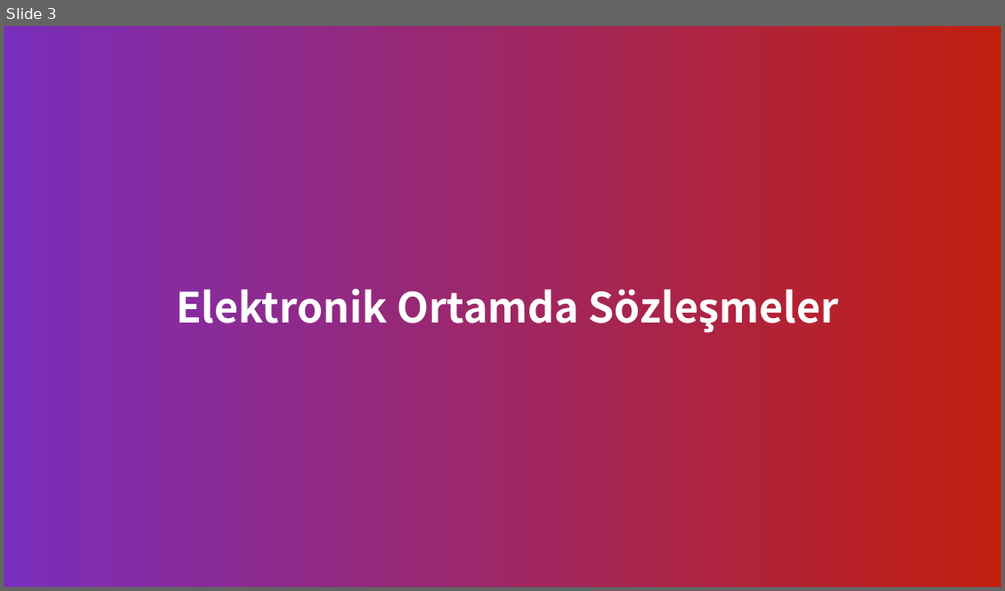
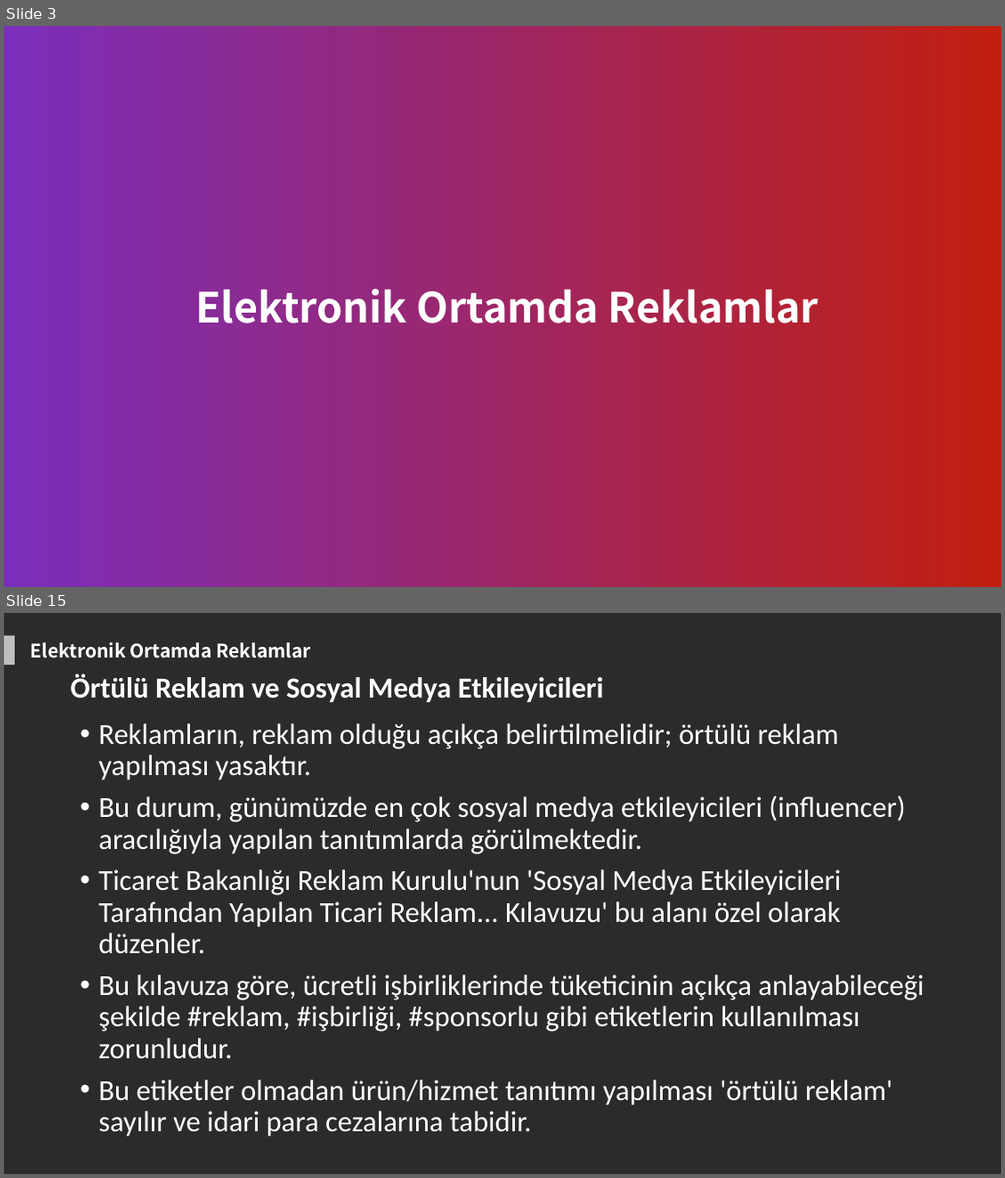
Before and after one commit to zafer-sn/MOS108-Bilisim-Hukuku, a slide deck: Hafta6/Hafta6.pptx. Shown one above the other, each under a label of ours: slide 3 before the commit, slides 3 and 15 after it; the slides between them are not shown. The pictures are 1005x591 and 1005x1178 pixels, drawn with LibreOffice and Linux fonts; fonts in the diff are those of the drawing; background and template pictures are left out; a plain dark background stands for a picture behind light text. Boxes give left, top, right and bottom in pixels: in the first picture for what was removed or moved away, otherwise in the second. Text is boxed around its words. In the diff, an @@ line names an element or a change of style, - is before the commit and + after.

```diff
--- a/Hafta6/Hafta6.pptx
+++ b/Hafta6/Hafta6.pptx
@@ slide 15 added at (4, 613, 1001, 1174), background picture (left out) @@
@@ rectangle added at (4, 635, 15, 665), fill #FFFFFF at 70% opacity @@
@@ text added at (31, 642, 311, 658), 18 pt, text #FFFFFF, bold @@
+Elektronik Ortamda Reklamlar
@@ text added at (71, 674, 604, 702), 28 pt, text #FFFFFF, bold @@
+Örtülü Reklam ve Sosyal Medya Etkileyicileri
@@ text added at (98, 723, 923, 1136), 28 pt, text #FFFFFF @@
+• Reklamların, reklam olduğu açıkça belirtilmelidir; örtülü reklam yapılması yasaktır.
+• Bu durum, günümüzde en çok sosyal medya etkileyicileri (influencer) aracılığıyla yapılan tanıtımlarda görülmektedir.
+• Ticaret Bakanlığı Reklam Kurulu'nun 'Sosyal Medya Etkileyicileri Tarafından Yapılan Ticari Reklam... Kılavuzu' bu alanı özel olarak düzenler.
+• Bu kılavuza göre, ücretli işbirliklerinde tüketicinin açıkça anlayabileceği şekilde #reklam, #işbirliği, #sponsorlu gibi etiketlerin kullanılması zorunludur.
+• Bu etiketler olmadan ürün/hizmet tanıtımı yapılması 'örtülü reklam' sayılır ve idari para cezalarına tabidir.
@@ slide 3 changed as well @@
@@ text in rectangle at (195, 289, 818, 323): text changed @@
-Elektronik Ortamda Sözleşmeler
+Elektronik Ortamda Reklamlar
```
Also in this commit, not shown: 2 other slides changed, 21 other slides added, 29 slides removed, 1 other file.
